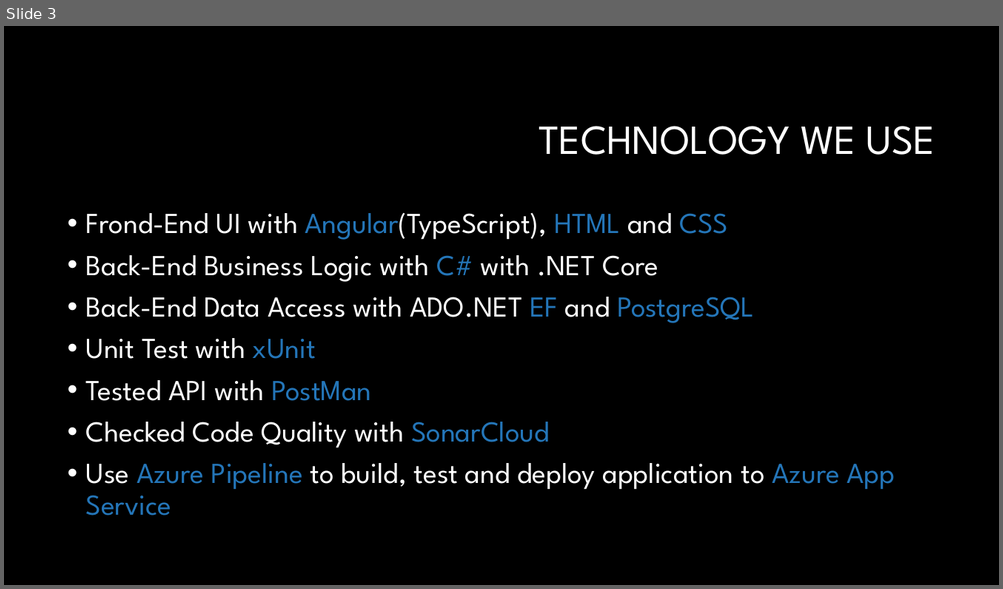
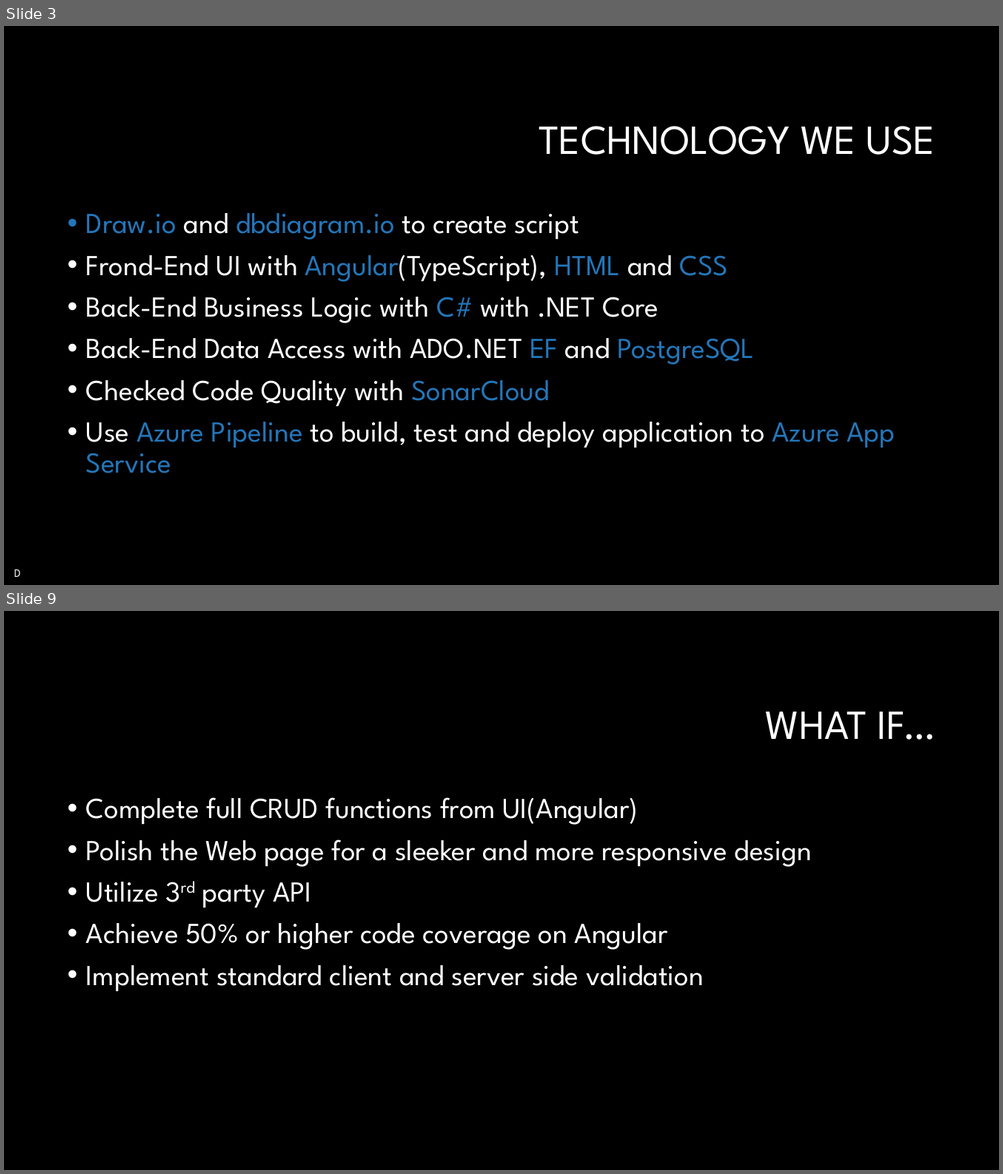
Before and after one commit to 1909-sep30-net/SWeenTeneD-Airline-project2, a slide deck: Sweentened-Airline.pptx. Shown one above the other, each under a label of ours: slide 3 before the commit, slides 3 and 9 after it; the slides between them are not shown. The pictures are 1003x589 and 1003x1174 pixels, drawn with LibreOffice and Linux fonts; fonts in the diff are those of the drawing; background and template pictures are left out. Boxes give left, top, right and bottom in pixels: in the first picture for what was removed or moved away, otherwise in the second. Text is boxed around its words. In the diff, an @@ line names an element or a change of style, - is before the commit and + after.

```diff
--- a/Sweentened-Airline.pptx
+++ b/Sweentened-Airline.pptx
@@ slide 9 added at (4,611,999,1170), background #000000 @@
@@ title added at (765,712,936,740), 40 pt, text #FFFFFF @@
+WHAT IF…
@@ text added at (86,797,811,991), 28 pt, text #FFFFFF @@
+• Complete full CRUD functions from UI(Angular)
+• Polish the Web page for a sleeker and more responsive design
+• Utilize 3rd party API
+• Achieve 50% or higher code coverage on Angular
+• Implement standard client and server side validation
@@ slide 3 changed as well @@
@@ text at (86,213,580,240): paragraph added @@
+• Draw.io and dbdiagram.io to create script
@@ text at (86,338,371,401): paragraphs removed @@
-• Unit Test with xUnit
-• Tested API with PostMan
@@ text added at (14,569,21,577), 11 pt, text #FFFFFF @@
+• D
```
Also in this commit, not shown: 2 other slides changed, 6 other slides added, 14 other files.
